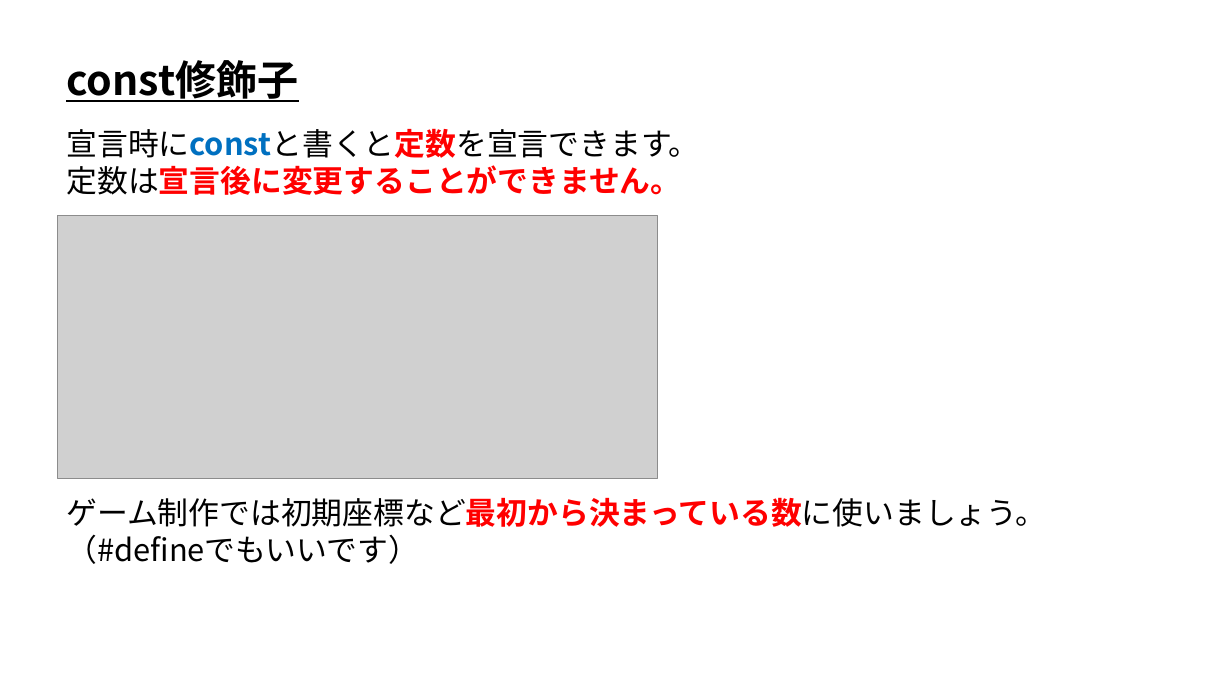
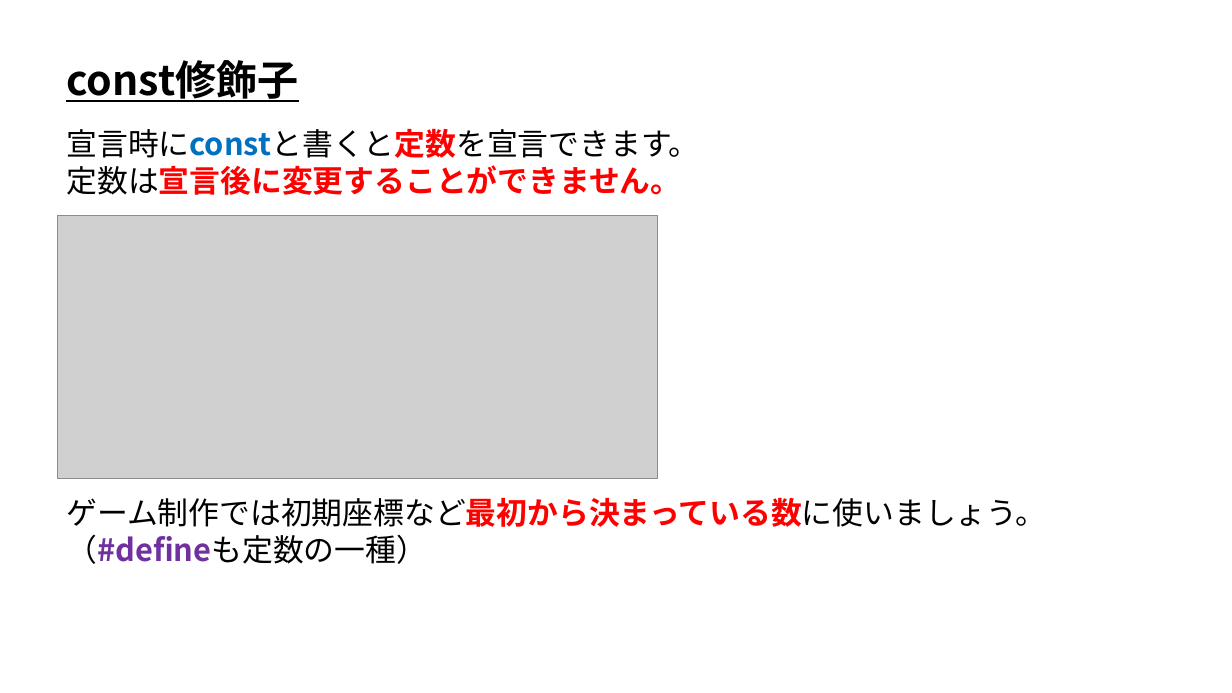
Before and after one commit to ArakiYusuke-Ohara/Textbook, a slide deck: slide 3 of ゲーム科1年/00_前期/プログラミングⅡ/18_const修飾子.pptx. Drawn at 1232x693 pixels with LibreOffice and Linux fonts; fonts in the diff are those of the drawing; grey boxes stand for pictures. Boxes give left, top, right and bottom in pixels: in the first picture for what was removed or moved away, otherwise in the second. Text is boxed around its words. In the diff, an @@ line names an element or a change of style, - is before the commit and + after.

```diff
--- a/ゲーム科1年/00_前期/プログラミングⅡ/18_const修飾子.pptx
+++ b/ゲーム科1年/00_前期/プログラミングⅡ/18_const修飾子.pptx
@@ text at <box>66,534,427,564</box>: text changed @@
-（#defineでもいいです）
+（#defineも定数の一種）
```
Also in this commit, not shown: 2 other slides changed, 6 slides added, 1 other file.
